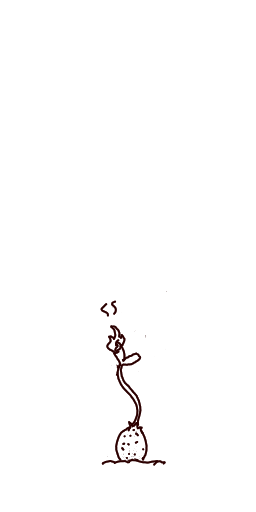
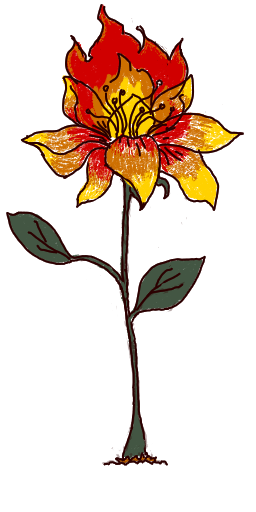
Layered file, before and after one edit (256px x 512px). Changes by layer:
showed "3", painted on it over bbox(6, 4, 244, 466)
added layer "farb3" above "2" over bbox(6, 4, 244, 466)
hid "1", painted on it over bbox(6, 128, 244, 466)
